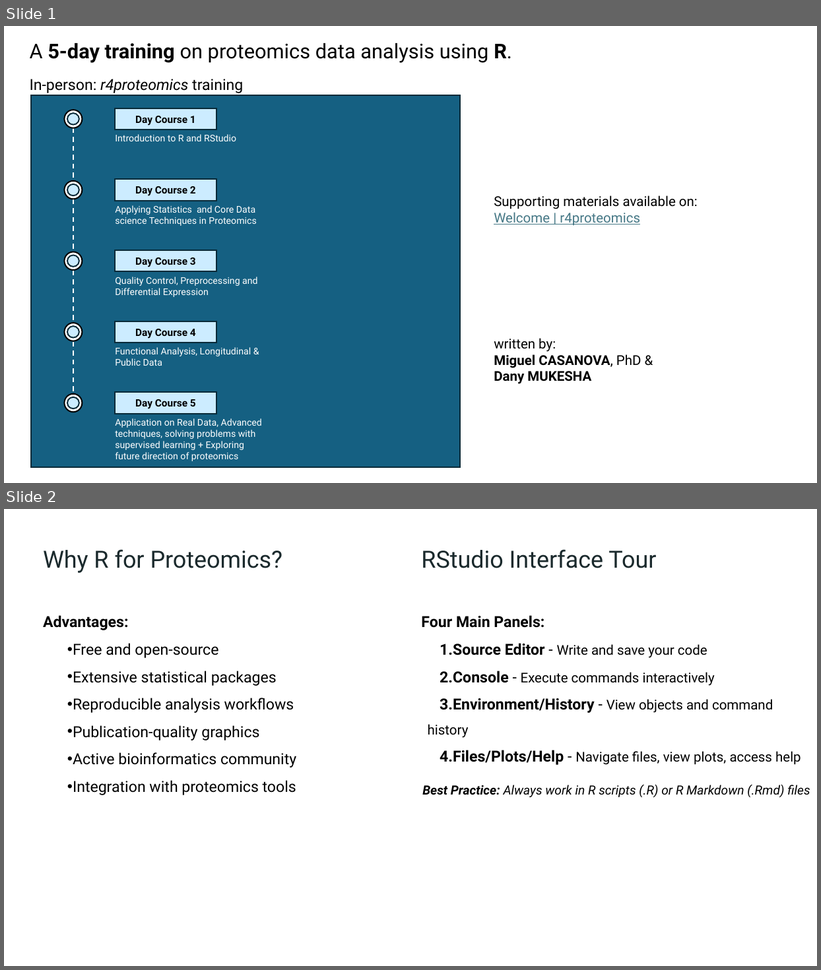
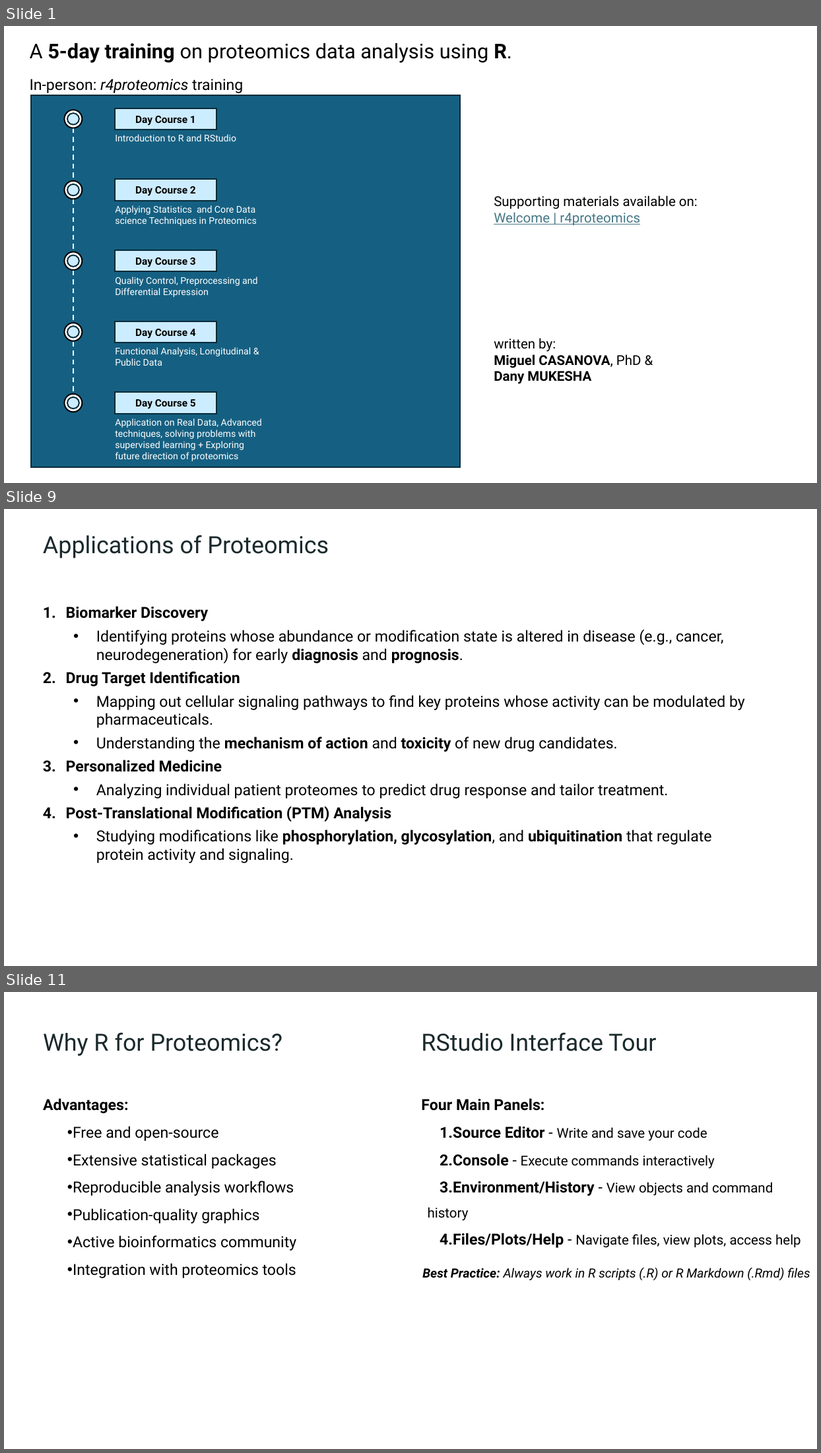
Before and after one commit to lodiag-holocron/r4proteomics, a slide deck: inst/r4proteomics_slides.pptx. Shown one above the other, each under a label of ours: slides 1 and 2 before the commit, slides 1, 9 and 11 after it; the slides between them are not shown. The pictures are 821x970 and 821x1453 pixels, drawn with LibreOffice and Linux fonts; fonts in the diff are those of the drawing. Boxes give left, top, right and bottom in pixels: in the first picture for what was removed or moved away, otherwise in the second. Text is boxed around its words. In the diff, an @@ line names an element or a change of style, - is before the commit and + after.

```diff
--- a/inst/r4proteomics_slides.pptx
+++ b/inst/r4proteomics_slides.pptx
@@ slide 9 added at box(4, 509, 817, 966), background #FFFFFF @@
@@ text added at box(43, 535, 329, 559), 28 pt, text #1A292C @@
+Applications of Proteomics
@@ text added at box(66, 606, 745, 863), 18 pt, text #000000 @@
+1. Biomarker Discovery
+  • Identifying proteins whose abundance or modification state is altered in disease (e.g., cancer, neurodegeneration) for early diagnosis and prognosis.
+2. Drug Target Identification
+  • Mapping out cellular signaling pathways to find key proteins whose activity can be modulated by pharmaceuticals.
+  • Understanding the mechanism of action and toxicity of new drug candidates.
+3. Personalized Medicine
+  • Analyzing individual patient proteomes to predict drug response and tailor treatment.
+4. Post-Translational Modification (PTM) Analysis
+  • Studying modifications like phosphorylation, glycosylation, and ubiquitination that regulate protein activity and signaling.
@@ what was slide 2 is now slide 11 @@
```
Also in this commit, not shown: 8 other slides added.
